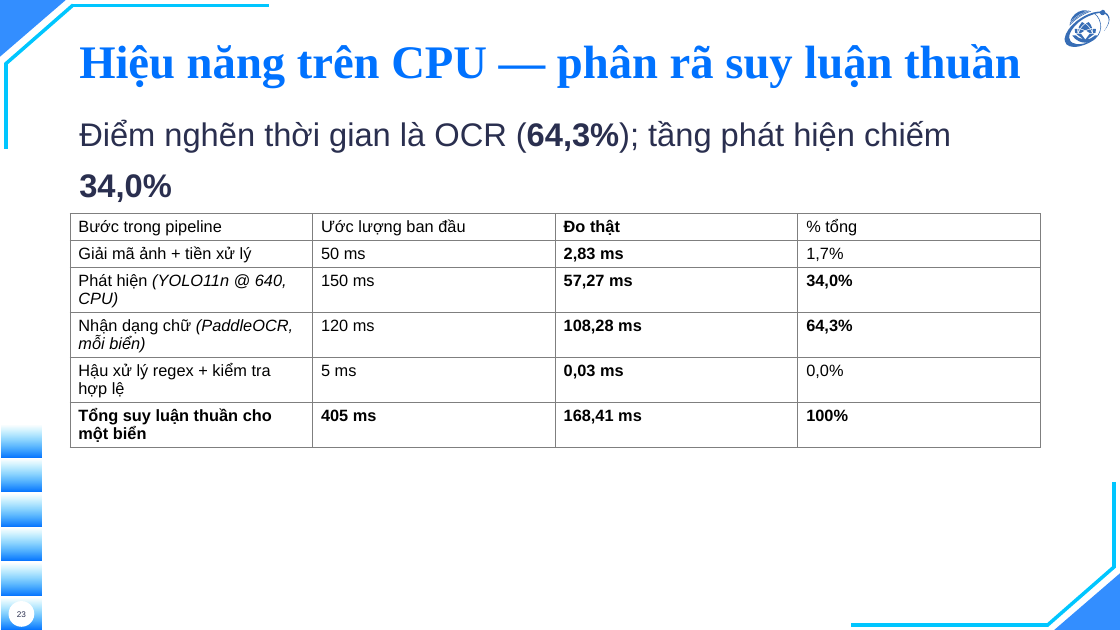
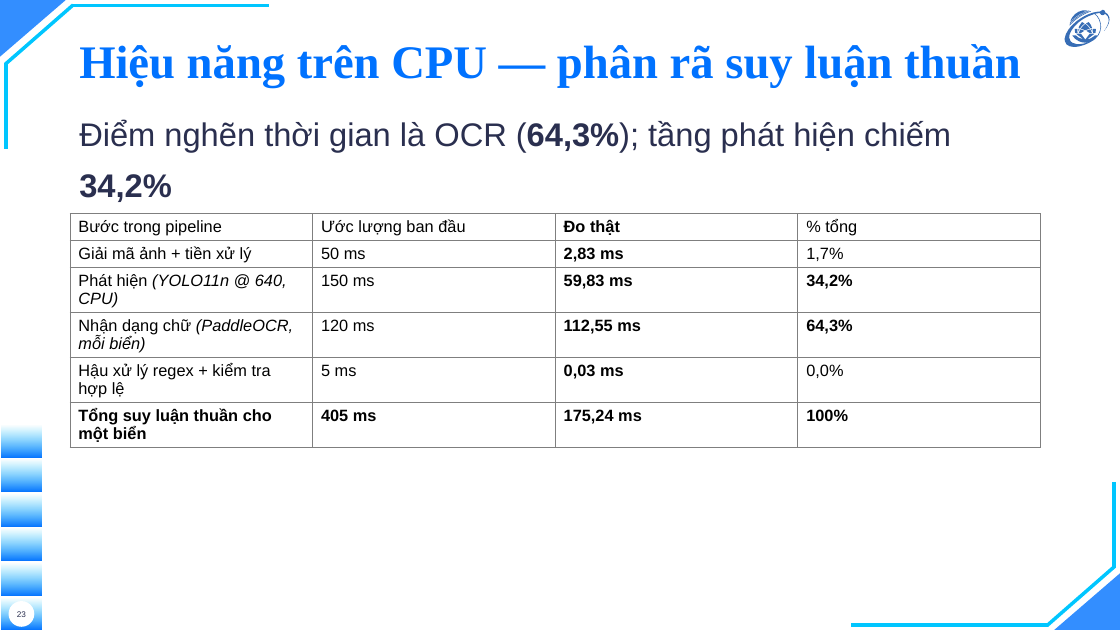
Before and after one commit to hieunguyen2604/alpr-do-an-mon-hoc, a slide deck: slide 23 of docs/slides/slides.pptx. Drawn at 1120x630 pixels with LibreOffice and Linux fonts; fonts in the diff are those of the drawing; background and template pictures are left out. Boxes give left, top, right and bottom in pixels: in the first picture for what was removed or moved away, otherwise in the second. Text is boxed around its words. In the diff, an @@ line names an element or a change of style, - is before the commit and + after.

```diff
--- a/docs/slides/slides.pptx
+++ b/docs/slides/slides.pptx
@@ text at [79, 120, 951, 202]: text changed @@
-Điểm nghẽn thời gian là OCR (64,3%); tầng phát hiện chiếm 34,0%
+Điểm nghẽn thời gian là OCR (64,3%); tầng phát hiện chiếm 34,2%
@@ table at [70, 213, 1041, 567] @@
-row 3, column 3: 57,27 ms
+row 3, column 3: 59,83 ms
-row 3, column 4: 34,0%
+row 3, column 4: 34,2%
-row 4, column 3: 108,28 ms
+row 4, column 3: 112,55 ms
-row 6, column 3: 168,41 ms
+row 6, column 3: 175,24 ms
```
Also in this commit, not shown: 3 other slides changed, 10 other files.
